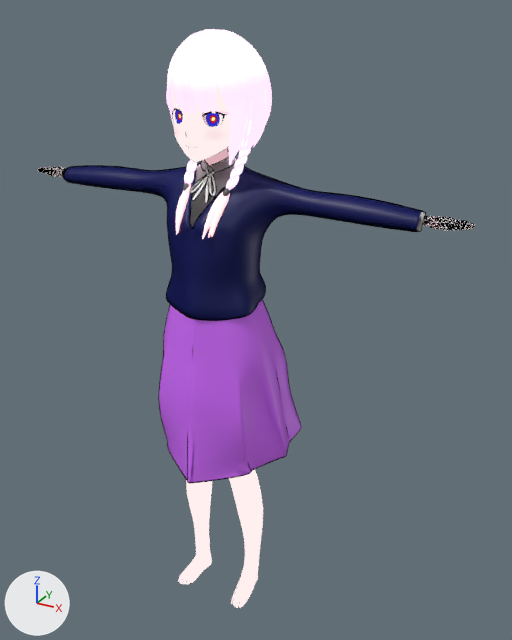
An edit to the Blender file VWP/KAF-new.blend, drawn before and after from the same camera.
One viewpoint serves both versions: a 50 mm camera at (9.32, -13.97, 5.21) aimed at (0.66, 1.78, -2.67). The axes (+X, +Y, +Z) are drawn at lower left. The lights are the same throughout.

The first picture shows 'Nurbs路徑.005', 'Nurbs路徑.010', 'Nurbs路徑.011', '圓形', '圓形.001', '平面', '平面.001', '球體', '球體.001', '立方體'.
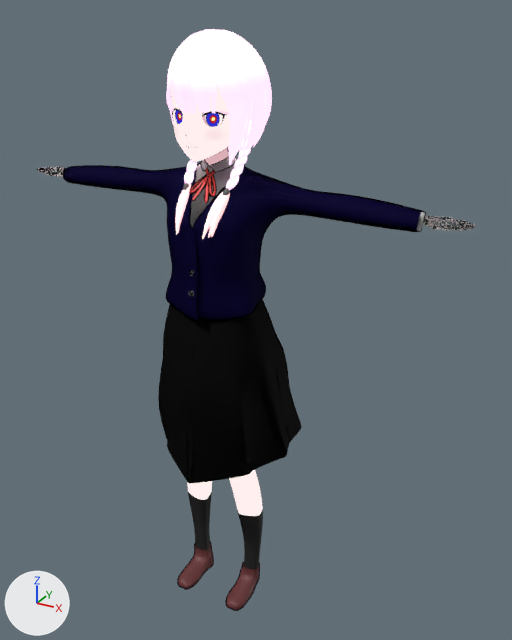
What changed in the scene script:
```text
Change mat_材質_006:
    mat_材質_006.base_color: (0.654, 0.153, 1.0) -> (0.0, 0.0, 0.0)  # purple #d36dff -> black #000000
Change mat_材質_008:
    mat_材質_008.base_color: (0.00573, 0.00968, 0.119) -> (0.0028, 0.00129, 0.0311)  # dark blue #111961 -> dark blue #090431
    add mat_材質_008.specular_ior_level = 0.0391
    mat_材質_008.roughness: 0.5 -> 0.719
Change mat_材質_009:
    mat_材質_009.base_color: (0.8, 0.8, 0.8) -> (0.8, 0.0572, 0.0524)  # white #e7e7e7 -> red #e74441
Add mat_材質_011:
    mat_材質_011 = principled_material('材質.011')
    mat_材質_011.base_color = (0.0254, 0.0254, 0.0254)  # black #2c2c2c
Change me_平面:
    where me_平面.from_pydata(...)  # 1078 vertices, 1072 faces; spans x 0.0..6.3, y -0.4..2.0, z -14.0..2.1
    me_平面 part 1
    add for i in [498, 502, 503, 504]: me_平面.vertices[i].co += Vector((0.0, 0.0, 0.1))
    me_平面 part 2: all 115 faces centred in x 0.6..1.3, y -0.1..1.4, z -13.9..-11.6 switch from mat_材質_001 to mat_材質_011 (black #2c2c2c)
Change me_圓形:
    used by ob_圓形; location = (0.0, 0.0, 1.72); scale = (0.346, 0.585, 0.585)
    remove me_圓形.from_pydata(...)  # 353 vertices, 263 faces, 4 loose edges; spans x -0.4..15.1, y -1.4..5.1, z -14.3..0.4
    add me_圓形.from_pydata(...)  # 389 vertices, 290 faces, 4 loose edges; spans x -0.4..15.1, y -1.4..5.1, z -14.3..0.4
    me_圓形 part 3: 2 vertices moved from x 0.0, y 0.0, z -1.9 to x 0.0, y 0.1, z -1.7; 36 vertices added at x 0.0..0.1, y -0.1..0.4, z -2.0..-1.4
    me_圓形 part 4: 13 vertices moved from x 0.0..0.4, y -0.8..-0.2, z -7.1..-5.5 to x 0.0..0.4, y -0.6..0.0, z -7.1..-5.5
    add me_圓形.materials.append(mat_材質_012)  # grey #888888
Change me_圓形_001:
    used by ob_圓形_001; location = (0.0, 0.0, 1.72); scale = (0.346, 0.585, 0.585)
    remove me_圓形_001.from_pydata(...)  # 116 vertices, 97 faces; spans x 0.0..14.83, y -0.85..3.69, z -6.31..-0.01
    add me_圓形_001.from_pydata(...)  # 296 vertices, 263 faces; spans x -14.83..14.83, y -0.75..3.69, z -6.34..-0.01
    me_圓形_001 part 5: 7 vertices moved from x 0.0..0.93, y -0.85..-0.24, z -6.26..-2.46 to x -0.41..0.84, y -0.6..-0.14, z -6.26..-2.45; 112 vertices added at x -14.83..0.76, y -0.75..3.41, z -6.34..-0.12
    add me_圓形_001.materials.append(mat_材質_013)  # white #e7e7e7
Change cu_nurbs路徑_011:
    where _sp = cu_nurbs路徑_011.splines.new('NURBS'); _sp.points.add(3)
    remove _sp.points.foreach_set('co', [0.0307, 0.937, 0.831, 1.0, 0.0408, 1.062, 0.519, 1.0, 0.00365, 1.291, 0.116, 1.0, -0.0335, 1.706, -0.134, 1.0])
    add _sp.points.foreach_set('co', [0.0307, 0.937, 0.831, 1.0, 0.0503, 0.997, 0.533, 1.0, 0.00365, 1.291, 0.116, 1.0, -0.0335, 1.706, -0.134, 1.0])
Change ob_平面:
    where _m = ob_平面.modifiers.new('細分.001', 'SUBSURF')
    add _m.levels = 2
Change ob_圓形_001:
    remove _m = ob_圓形_001.modifiers.new('鏡像', 'MIRROR')
    remove _m.use_clip = True
    remove _m.merge_threshold = 0.002
Add ob_平面_002:
    ob_平面_002 = bpy.data.objects.new('平面.002', me_平面_002)  # 92 vertices, 86 faces; spans x 0.541..1.197, y -0.188..1.311, z -13.975..-13.122; in mat_材質_010 (brown #6e393b); modifiers MIRROR, SUBSURF, SOLIDIFY
    ob_平面_002.location = (0.0, 0.0, 2.51)
```

Where the change shows, as pixel boxes [x1, y1, x2, y2] in the pictures (512 x 640 px; the box of a moved part takes in the faces that stretch with it):
'圓形', recoloured, surface changed, reshaped (purple to black): [62, 151, 426, 484] in both
'圓形.001', recoloured, surface changed, reshaped, modifiers changed (blue to black): before [64, 163, 422, 321]; after [64, 163, 422, 322]
'平面', reshaped, recoloured, modifiers changed (white to black, 7% shorter): before [37, 81, 475, 609]; after [37, 81, 475, 570]
'平面.002', added (brown): after [177, 541, 260, 611]
'Nurbs路徑.010', reshaped, modifiers changed: before [176, 190, 228, 237]; after [175, 190, 229, 237]
'Nurbs路徑.009', recoloured: [178, 204, 226, 238] in both
part 1 of me_平面, moved or reshaped: before [186, 477, 264, 546]; after [187, 478, 263, 546]
part 2 of me_平面, recoloured (white to black): before [178, 492, 261, 609]; after [193, 492, 261, 570]
part 3 of me_圓形, built on: before [190, 193, 214, 227]; after [190, 193, 216, 227]
part 4 of me_圓形, moved or reshaped: [167, 311, 233, 367] in both
part 5 of me_圓形_001, built on: before [174, 223, 218, 321]; after [64, 163, 218, 322]
